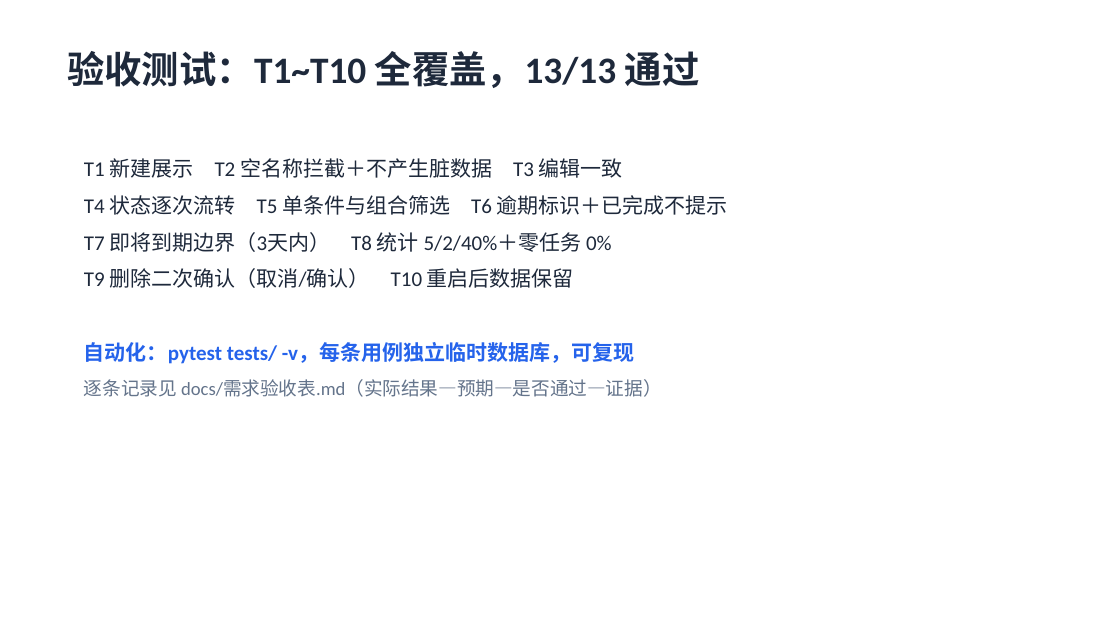
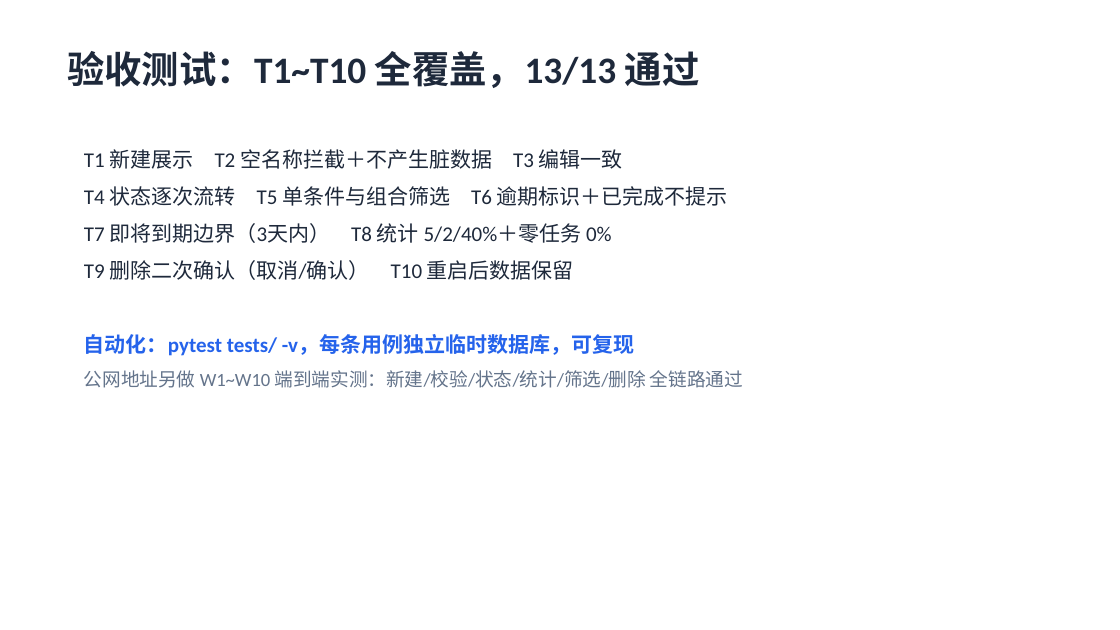
Before and after one commit to cql123-love/study-task, a slide deck: slide 4 of docs/实验一演示PPT.pptx. Drawn at 1120x630 pixels with LibreOffice and Linux fonts; fonts in the diff are those of the drawing. Boxes give left, top, right and bottom in pixels: in the first picture for what was removed or moved away, otherwise in the second. Text is boxed around its words. In the diff, an @@ line names an element or a change of style, - is before the commit and + after.

Commit message:
docs: 补充公网地址端到端实测记录（W1~W10）与第三个问题复盘
- 验收表新增公网实测附表：新建/校验/状态流转/统计/筛选/删除全链路
- AI_DEV_LOG 记录编码边界导致的假阳性缺陷及甄别过程
- 实验报告重排为三问题结构，补充公网实测与 SSH 通道选型
- 演示PPT 更新为三个问题 + 公网实测

```diff
--- a/docs/实验一演示PPT.pptx
+++ b/docs/实验一演示PPT.pptx
@@ text "T1 新建展示 T2 空名称拦截＋不产生脏数据 T3 ...": place and size @@
-text "T1 新建展示 T2 空名称拦截＋不产生脏数据 T3 ..." at bbox=[84, 158, 728, 397]
+text "T1 新建展示 T2 空名称拦截＋不产生脏数据 T3 ..." at bbox=[84, 149, 743, 388]
@@ text at bbox=[84, 370, 743, 388]: text changed @@
-逐条记录见 docs/需求验收表.md（实际结果—预期—是否通过—证据）
+公网地址另做 W1~W10 端到端实测：新建/校验/状态/统计/筛选/删除 全链路通过
```
Also in this commit, not shown: 5 other slides changed, 3 other files.
